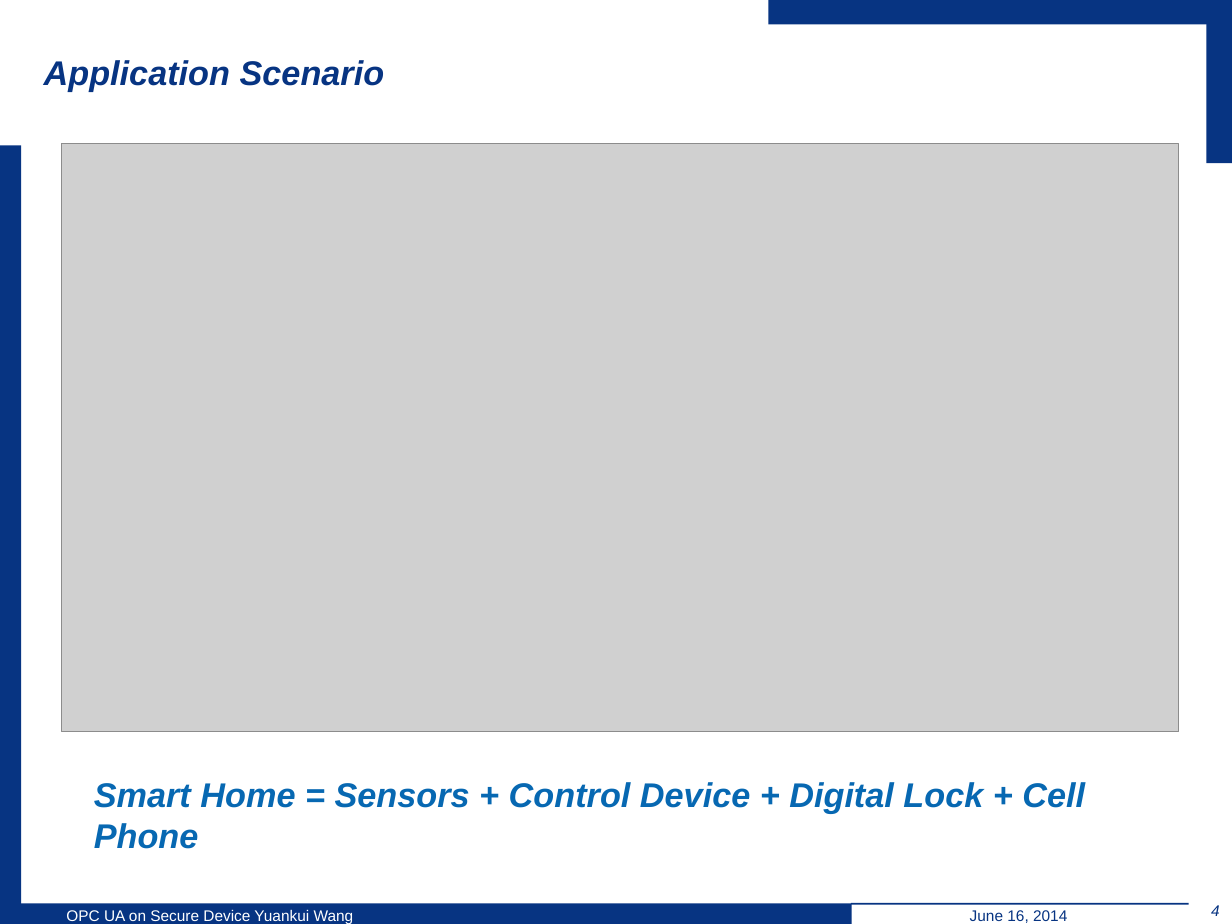
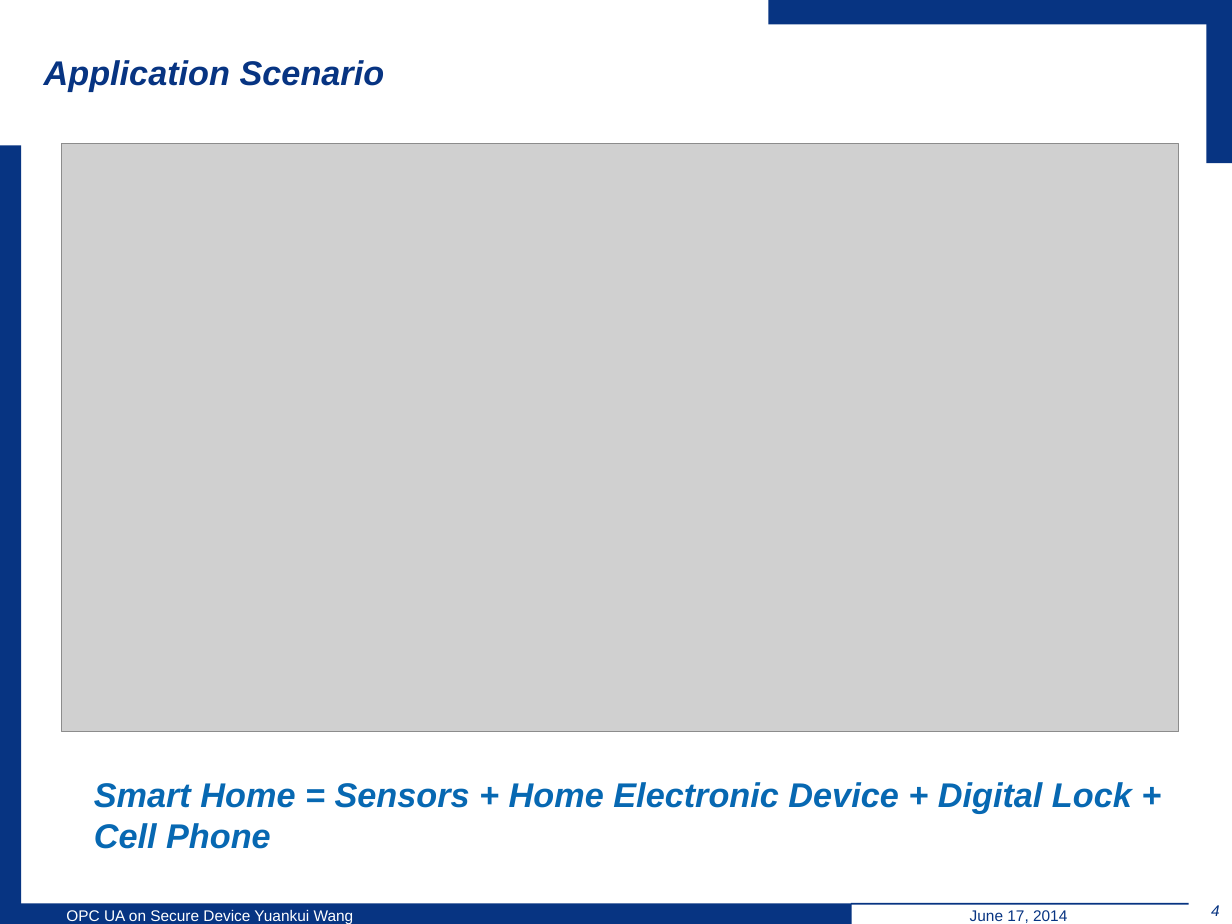
Before and after one commit to wsuetholz/opc-ua-wangyk-upb-morpho, a slide deck: slide 4 of ppt/6-18/Yuankui Wang Presentation 18 06.pptx. Drawn at 1232x924 pixels with LibreOffice and Linux fonts; fonts in the diff are those of the drawing; grey boxes stand for pictures; background and template pictures are left out. Boxes give left, top, right and bottom in pixels: in the first picture for what was removed or moved away, otherwise in the second. Text is boxed around its words. In the diff, an @@ line names an element or a change of style, - is before the commit and + after.

```diff
--- a/ppt/6-18/Yuankui Wang Presentation 18 06.pptx
+++ b/ppt/6-18/Yuankui Wang Presentation 18 06.pptx
@@ text at (94,782,1132,849): text changed @@
-Smart Home = Sensors + Control Device + Digital Lock + Cell Phone
+Smart Home = Sensors + Home Electronic Device + Digital Lock + Cell Phone
@@ text at (970,910,1067,923): text changed @@
-June 16, 2014
+June 17, 2014
```
Also in this commit, not shown: 18 other slides changed, 1 other file.
